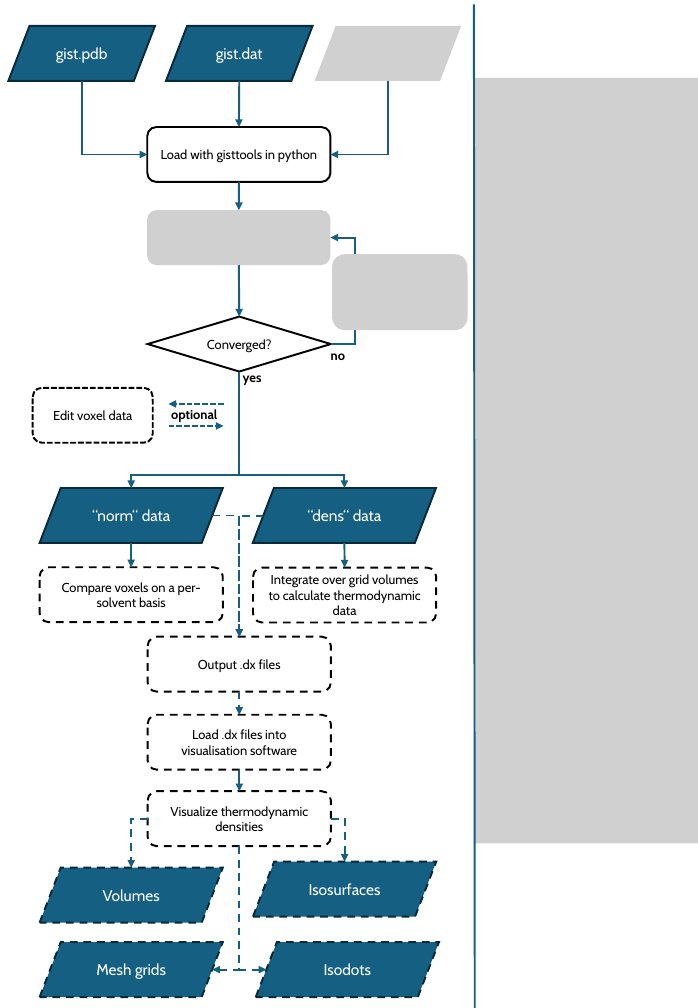
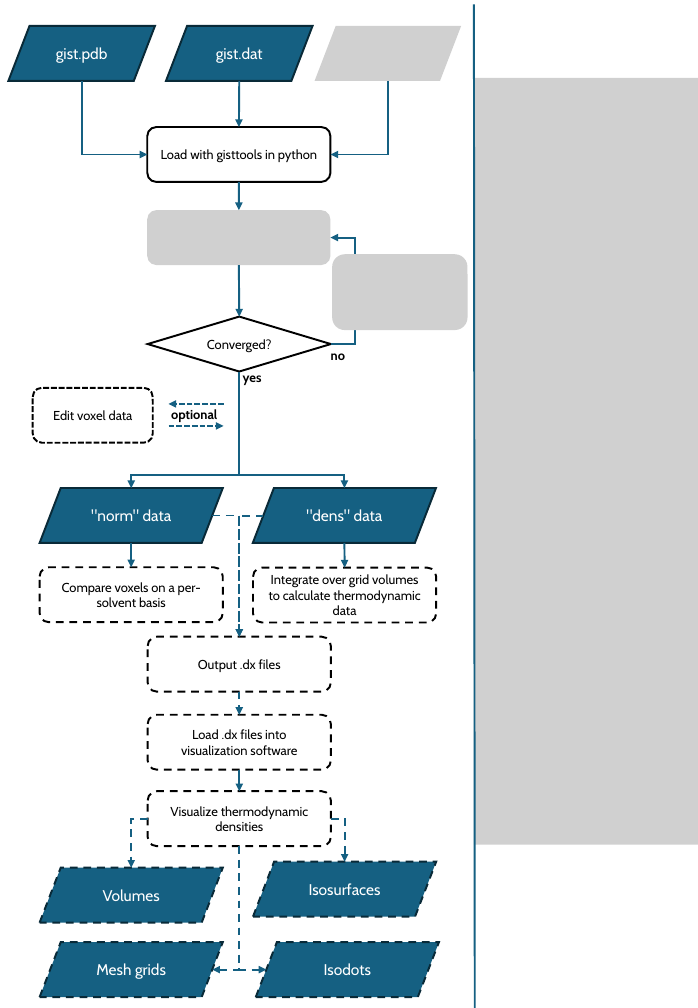
Before and after one commit to liedllab/gist-tutorial, a slide deck: slide 2 of manuscript/figures/flowchart_GIST.pptx. Drawn at 698x1008 pixels with LibreOffice and Linux fonts; fonts in the diff are those of the drawing; grey boxes stand for pictures. Boxes give left, top, right and bottom in pixels: in the first picture for what was removed or moved away, otherwise in the second. Text is boxed around its words. In the diff, an @@ line names an element or a change of style, - is before the commit and + after.

```diff
--- a/manuscript/figures/flowchart_GIST.pptx
+++ b/manuscript/figures/flowchart_GIST.pptx
@@ text in parallelogram at <box>91,509,172,521</box>: text changed @@
-“norm“ data
+"norm" data
@@ text in parallelogram at <box>306,509,383,521</box>: text changed @@
-“dens“ data
+"dens" data
@@ text in rounded rectangle at <box>181,729,297,755</box>: text changed @@
-Load .dx files into visualisation software
+Load .dx files into visualization software
```
Also in this commit, not shown: 2 other files.
